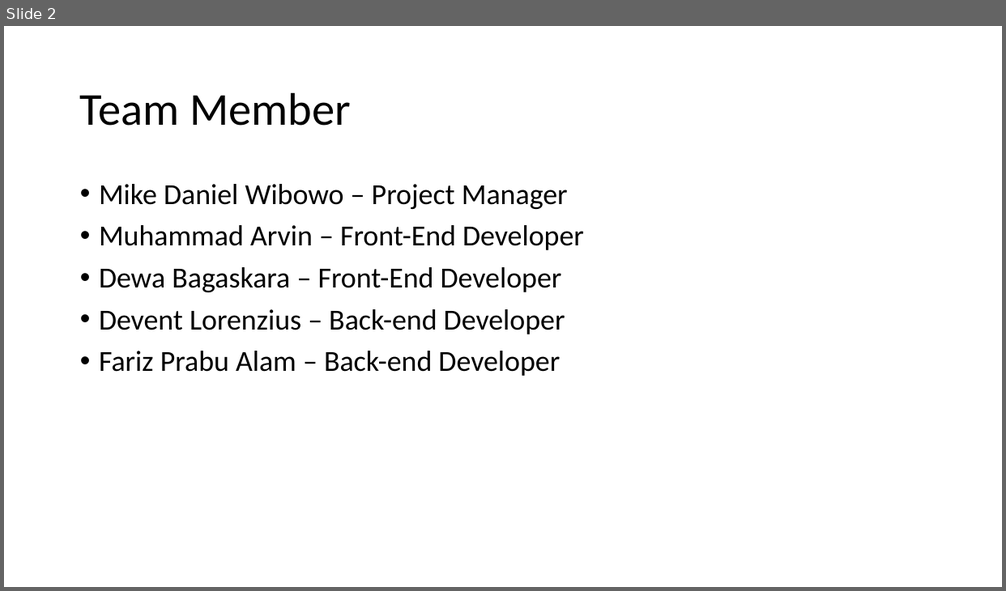
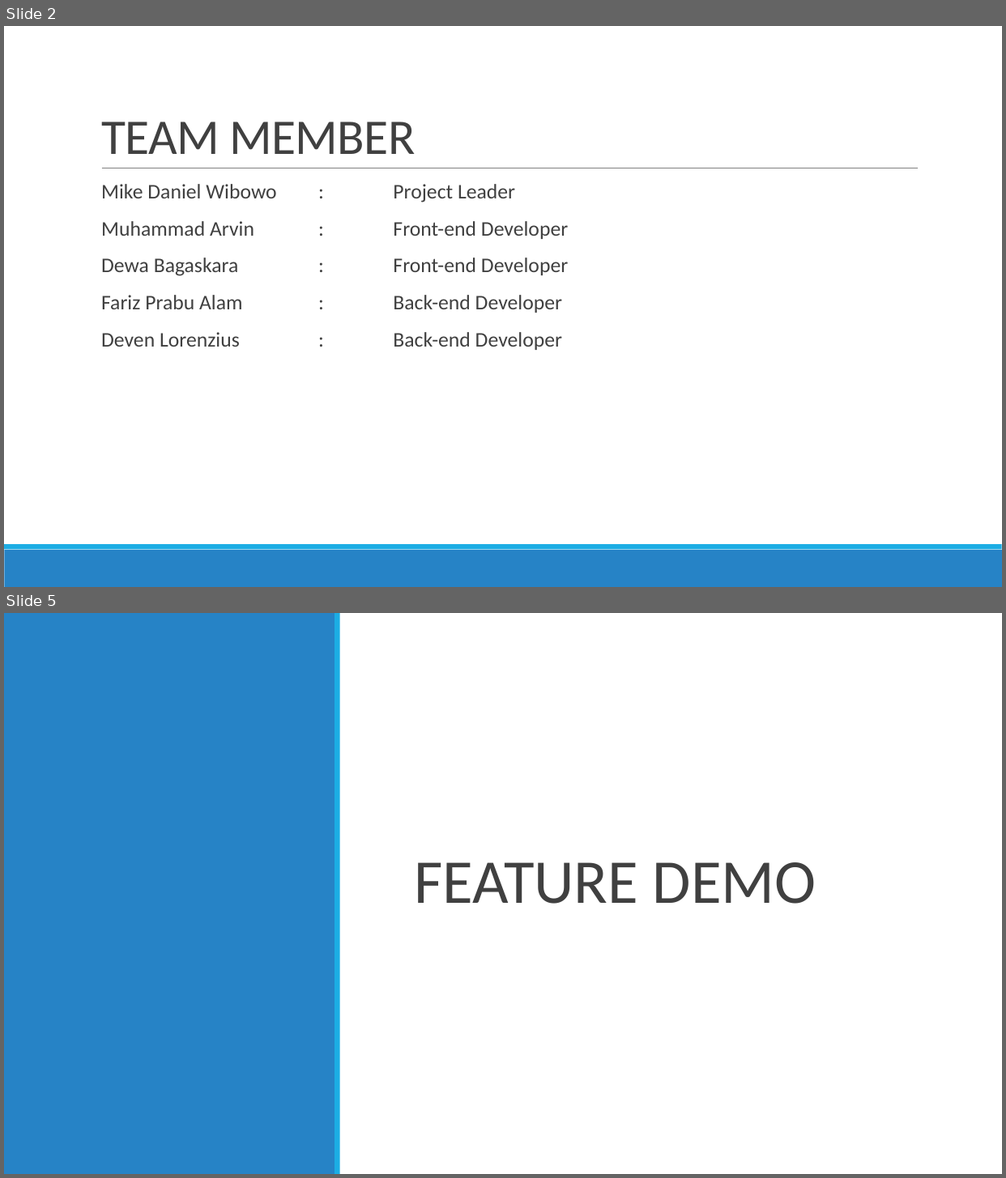
Before and after one commit to Ouroline/SE-Project, a slide deck: PP SE.pptx. Shown one above the other, each under a label of ours: slide 2 before the commit, slides 2 and 5 after it; the slides between them are not shown. The pictures are 1006x591 and 1006x1178 pixels, drawn with LibreOffice and Linux fonts; fonts in the diff are those of the drawing. Boxes give left, top, right and bottom in pixels: in the first picture for what was removed or moved away, otherwise in the second. Text is boxed around its words. In the diff, an @@ line names an element or a change of style, - is before the commit and + after.

```diff
--- a/PP SE.pptx
+++ b/PP SE.pptx
@@ slide 5 added at [4,613,1002,1174], background #FFFFFF @@
@@ rectangle added at [4,613,335,1174], fill #2683C6 @@
@@ rectangle added at [335,613,340,1174], fill #1CADE4 @@
@@ text added at [414,862,816,904], 60 pt, text #404040 @@
+  FEATURE DEMO
@@ slide 2 changed as well @@
@@ title "TEAM MEMBER" at [101,122,415,154]: vertical alignment middle to bottom @@
@@ title at [101,122,415,154]: text changed; size 44 to 48 pt; text colour #000000 to #404040 @@
-Team Member
+TEAM MEMBER
@@ line added from (102, 169) to (918, 169), #808080 0.5 pt @@
@@ text at [101,184,568,350]: text changed; size 28 to 20 pt; text colour #000000 to #404040 @@
-• Mike Daniel Wibowo – Project Manager
-• Muhammad Arvin – Front-End Developer
-• Dewa Bagaskara – Front-End Developer
-• Devent Lorenzius – Back-end Developer
-• Fariz Prabu Alam – Back-end Developer
+  Mike Daniel Wibowo : Project Leader
+  Muhammad Arvin : Front-end Developer
+  Dewa Bagaskara : Front-end Developer
+  Fariz Prabu Alam : Back-end Developer
+  Deven Lorenzius : Back-end Developer
@@ rectangle added at [4,550,1002,587], fill #2683C6 @@
@@ rectangle added at [4,544,1002,550], fill #1CADE4 @@
```
Also in this commit, not shown: 1 other slide changed, 3 other slides added, 2 slides removed.
